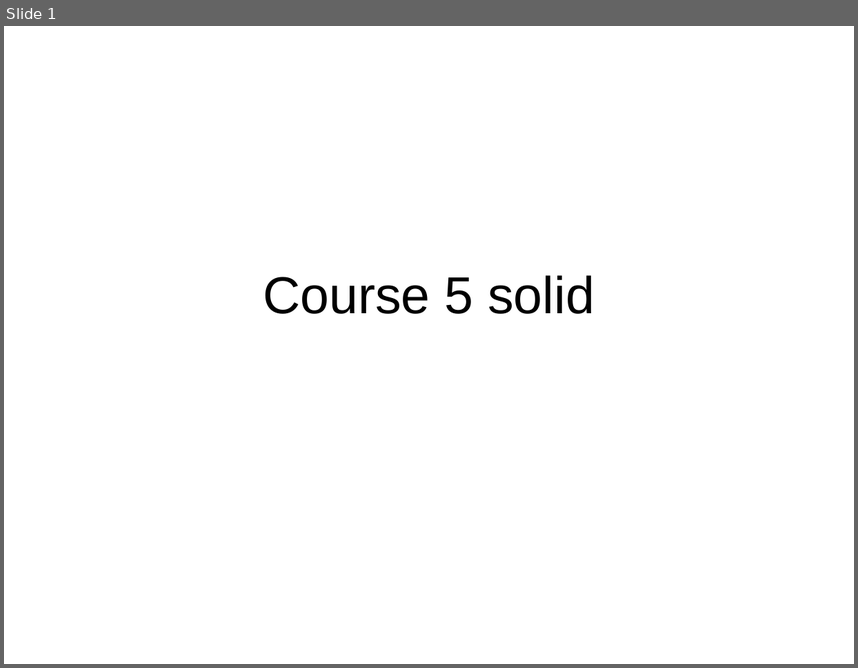
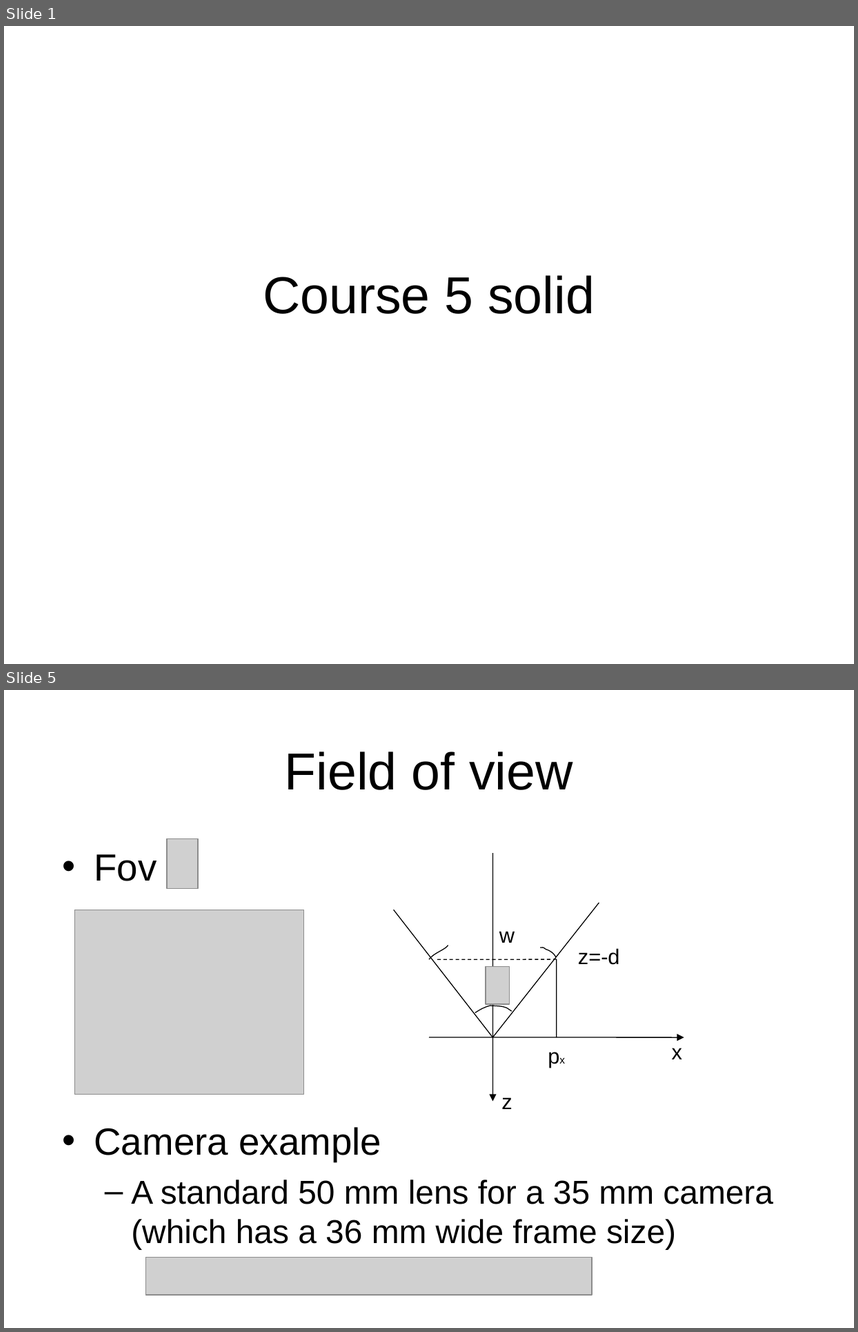
Before and after one commit to ianslayer/gpu_course, a slide deck: course5/course5.ppt. Shown one above the other, each under a label of ours: slide 1 before the commit, slides 1 and 5 after it; the slides between them are not shown. The pictures are 858x668 and 858x1332 pixels, drawn with LibreOffice and Linux fonts; fonts in the diff are those of the drawing; grey boxes stand for pictures. Boxes give left, top, right and bottom in pixels: in the first picture for what was removed or moved away, otherwise in the second. Text is boxed around its words. In the diff, an @@ line names an element or a change of style, - is before the commit and + after.

```diff
--- a/course5/course5.ppt
+++ b/course5/course5.ppt
@@ slide 5 added at [4, 690, 854, 1328], background #FFFFFF @@
@@ title added at [285, 751, 573, 790], 44 pt, text #000000 @@
+Field of view
@@ text added at [94, 854, 773, 1250], 28 pt, text #000000 @@
+• Fov
+• Camera example
+  – A standard 50 mm lens for a 35 mm camera (which has a 36 mm wide frame size)
@@ picture added at [168, 839, 198, 888] @@
@@ arrow added from (493, 854) to (493, 1101), #000000 0.74 pt @@
@@ picture added at [74, 909, 303, 1094] @@
@@ line added from (493, 1037) to (393, 909), #000000 0.74 pt @@
@@ line added from (493, 1037) to (599, 903), #000000 0.74 pt @@
@@ text added at [499, 931, 515, 943], 18 pt, text #000000 @@
+w
@@ freeform shape added at [429, 945, 448, 960], outline #000000 0.74 pt @@
@@ freeform shape added at [540, 947, 557, 957], outline #000000 0.74 pt @@
@@ text added at [578, 948, 620, 965], 18 pt, text #000000 @@
+z=-d
@@ line added from (557, 960) to (436, 960), #000000 0.74 pt dashed @@
@@ picture added at [486, 966, 510, 1004] @@
@@ line added from (557, 960) to (557, 1037), #000000 0.74 pt @@
@@ freeform shape added at [475, 1005, 512, 1013], outline #000000 0.74 pt @@
@@ arrow added from (429, 1037) to (684, 1037), #000000 0.74 pt @@
@@ text added at [528, 1037, 586, 1072], 18 pt, text #000000 @@
+px
@@ text added at [672, 1047, 682, 1059], 18 pt, text #000000 @@
+x
@@ text added at [501, 1097, 512, 1109], 18 pt, text #000000 @@
+z
@@ picture added at [146, 1257, 593, 1294] @@
```
Also in this commit, not shown: 20 other slides added, 7 slides removed, 31 other files.
